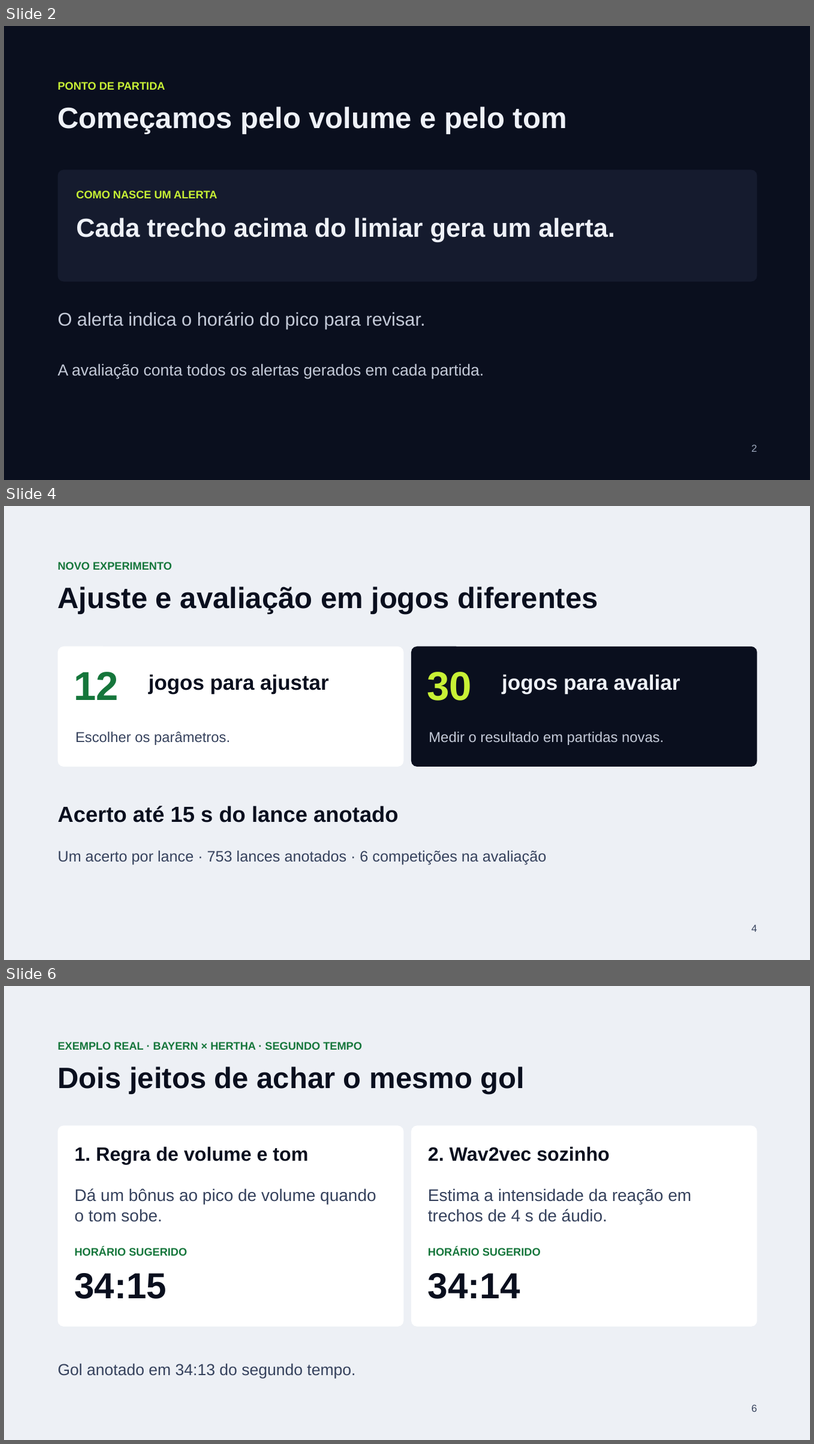
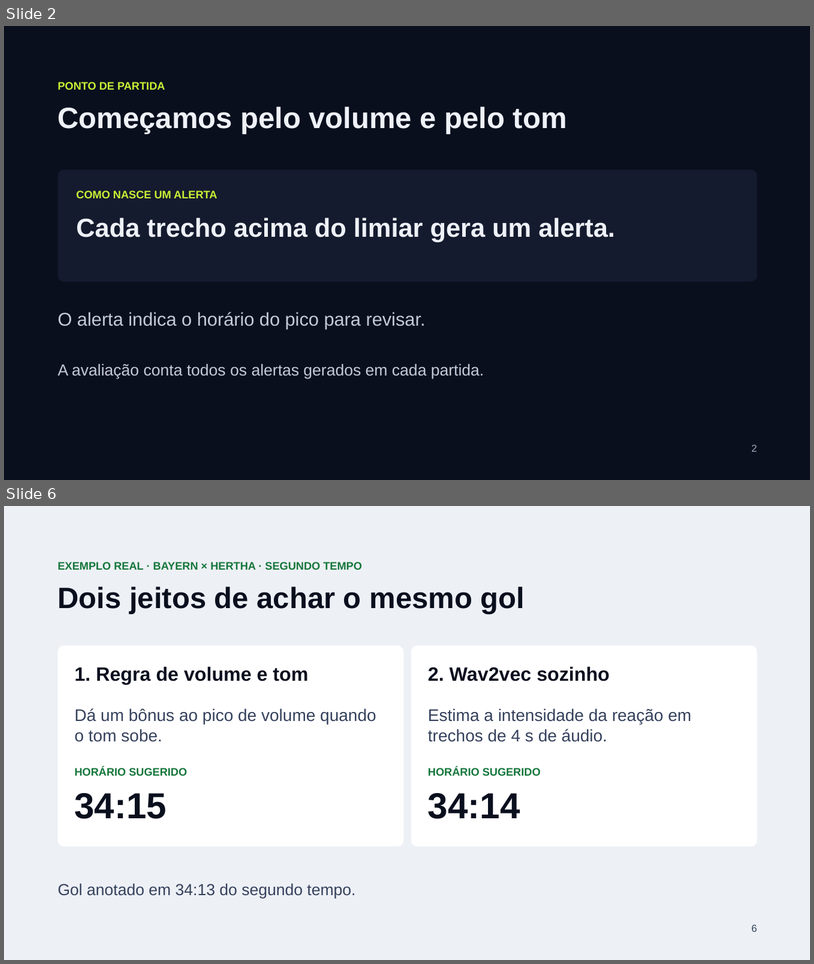
Before and after one commit to orlowf/PDSI-2026, a slide deck: slides/checkpoint-2/Signal-FC-Checkpoint-2.pptx. Shown one above the other, each under a label of ours: slides 2, 4 and 6 before the commit, slides 2 and 6 after it; the slides between them are not shown. The pictures are 814x1444 and 814x964 pixels, drawn with LibreOffice and Linux fonts; fonts in the diff are those of the drawing. Boxes give left, top, right and bottom in pixels: in the first picture for what was removed or moved away, otherwise in the second. Text is boxed around its words. In the diff, an @@ line names an element or a change of style, - is before the commit and + after.

Commit message:
Publica resultados finais do Checkpoint 2 em 493 partidas

```diff
--- a/slides/checkpoint-2/Signal-FC-Checkpoint-2.pptx
+++ b/slides/checkpoint-2/Signal-FC-Checkpoint-2.pptx
@@ slide 4 removed at box(4, 506, 810, 960), background #EDF0F5 @@
@@ text removed at box(58, 562, 172, 570) @@
-NOVO EXPERIMENTO
@@ text removed at box(58, 586, 599, 614) @@
-Ajuste e avaliação em jogos diferentes
@@ rounded rectangle removed at box(58, 646, 404, 767) @@
@@ rounded rectangle removed at box(412, 646, 758, 767) @@
@@ text removed at box(74, 672, 119, 700) @@
-12
@@ text removed at box(149, 674, 329, 694) @@
-jogos para ajustar
@@ text removed at box(428, 672, 473, 700) @@
-30
@@ text removed at box(502, 674, 681, 694) @@
-jogos para avaliar
@@ text removed at box(75, 731, 230, 745) @@
-Escolher os parâmetros.
@@ text removed at box(429, 731, 664, 745) @@
-Medir o resultado em partidas novas.
@@ text removed at box(58, 805, 399, 822) @@
-Acerto até 15 s do lance anotado
@@ text removed at box(58, 850, 546, 864) @@
-Um acerto por lance · 753 lances anotados · 6 competições na avaliação
@@ text removed at box(752, 924, 757, 931) @@
-4
```
Also in this commit, not shown: 3 slides changed, 3 slides added, 2 other slides removed, 17 other files.
